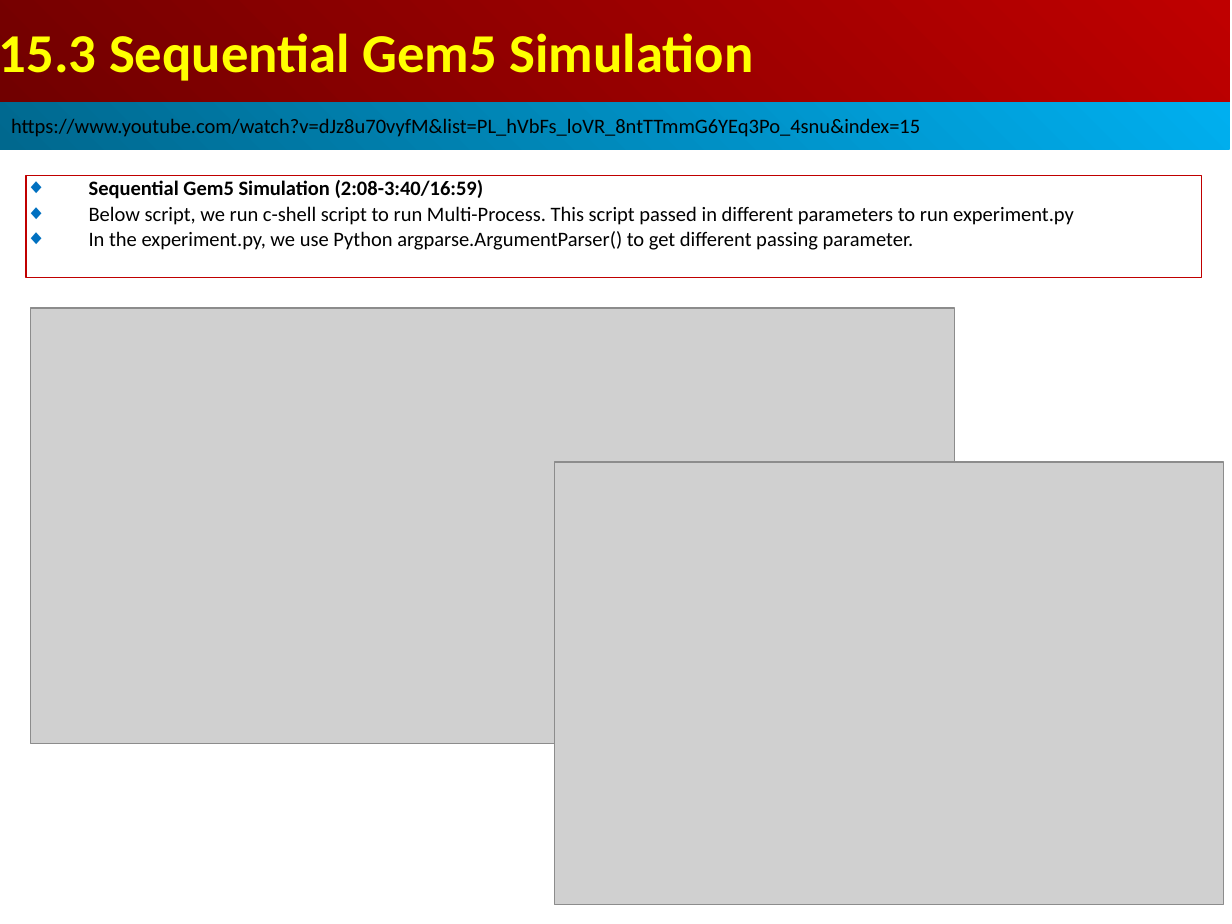
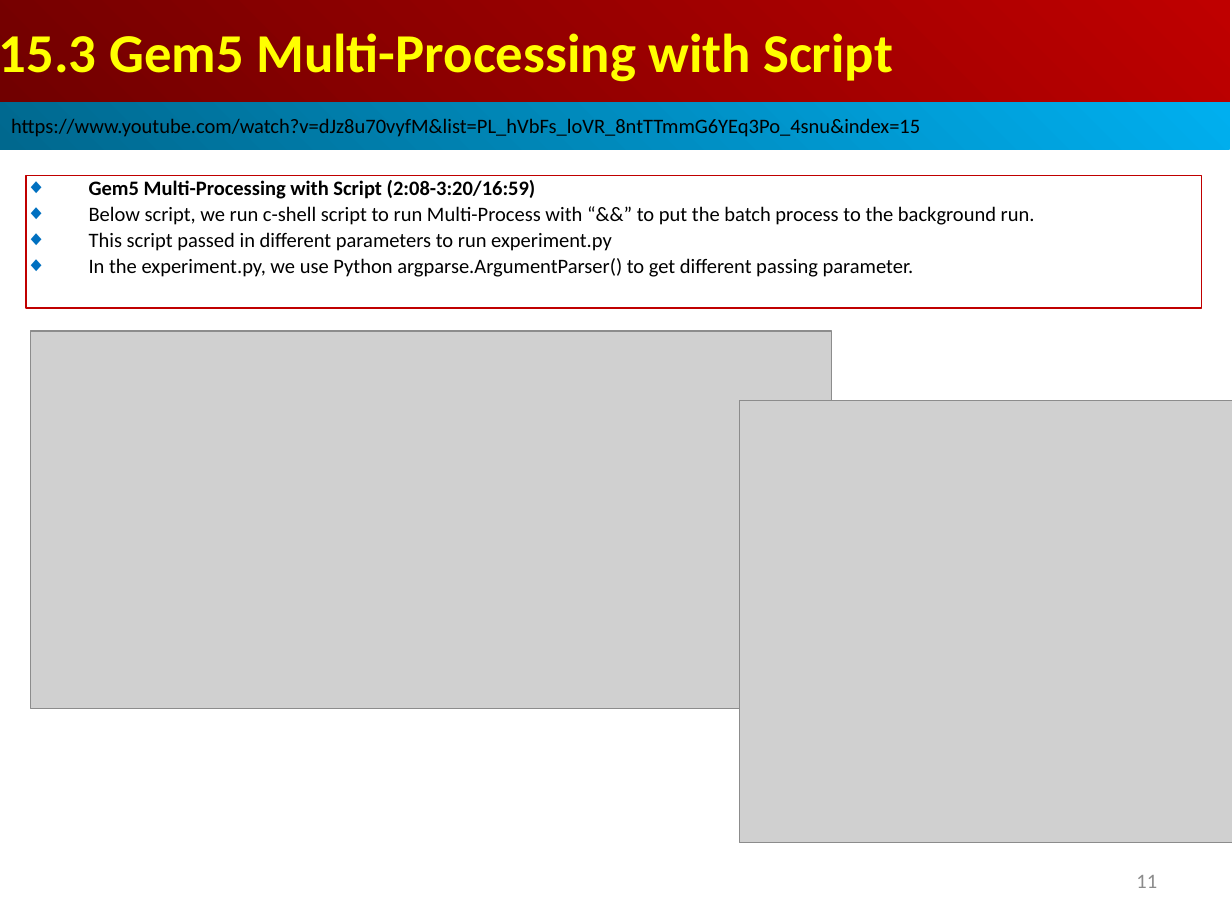
Before and after one commit to peterhchen/AIU_CS850_Gem5_McPAT, a slide deck: slide 11 of 050_Gem5/015.MultiSim/000_Video/015.MultiSim.ppt. Drawn at 1232x924 pixels with LibreOffice and Linux fonts; fonts in the diff are those of the drawing; grey boxes stand for pictures. Boxes give left, top, right and bottom in pixels: in the first picture for what was removed or moved away, otherwise in the second. Text is boxed around its words. In the diff, an @@ line names an element or a change of style, - is before the commit and + after.

```diff
--- a/050_Gem5/015.MultiSim/000_Video/015.MultiSim.ppt
+++ b/050_Gem5/015.MultiSim/000_Video/015.MultiSim.ppt
@@ text in rectangle at <box>0,33,893,82</box>: text changed @@
-15.3 Sequential Gem5 Simulation
+15.3 Gem5 Multi-Processing with Script
@@ rectangle "Gem5 Multi-Processing with Script (2:08-3:20/16:59)": place and size @@
-rectangle "Gem5 Multi-Processing with Script (2:08-3:20/16:59)" at <box>26,175,1201,277</box>
+rectangle "Gem5 Multi-Processing with Script (2:08-3:20/16:59)" at <box>26,175,1201,308</box>
@@ text in rectangle at <box>89,180,1035,251</box>: text changed @@
-◆ Sequential Gem5 Simulation (2:08-3:40/16:59)
-◆ Below script, we run c-shell script to run Multi-Process. This script passed in different parameters to run experiment.py
+◆ Gem5 Multi-Processing with Script (2:08-3:20/16:59)
+◆ Below script, we run c-shell script to run Multi-Process with “&&” to put the batch process to the background run.
+◆ This script passed in different parameters to run experiment.py
@@ picture: place and size @@
-picture at <box>31,308,955,743</box>
+picture at <box>31,331,832,708</box>
@@ picture: place and size @@
-picture at <box>554,462,1223,904</box>
+picture at <box>739,400,1232,843</box>
@@ page number added at <box>1136,875,1157,888</box>, 12 pt, text #8B8B8B @@
+11
```
Also in this commit, not shown: 4 other slides changed, 3 slides added.
